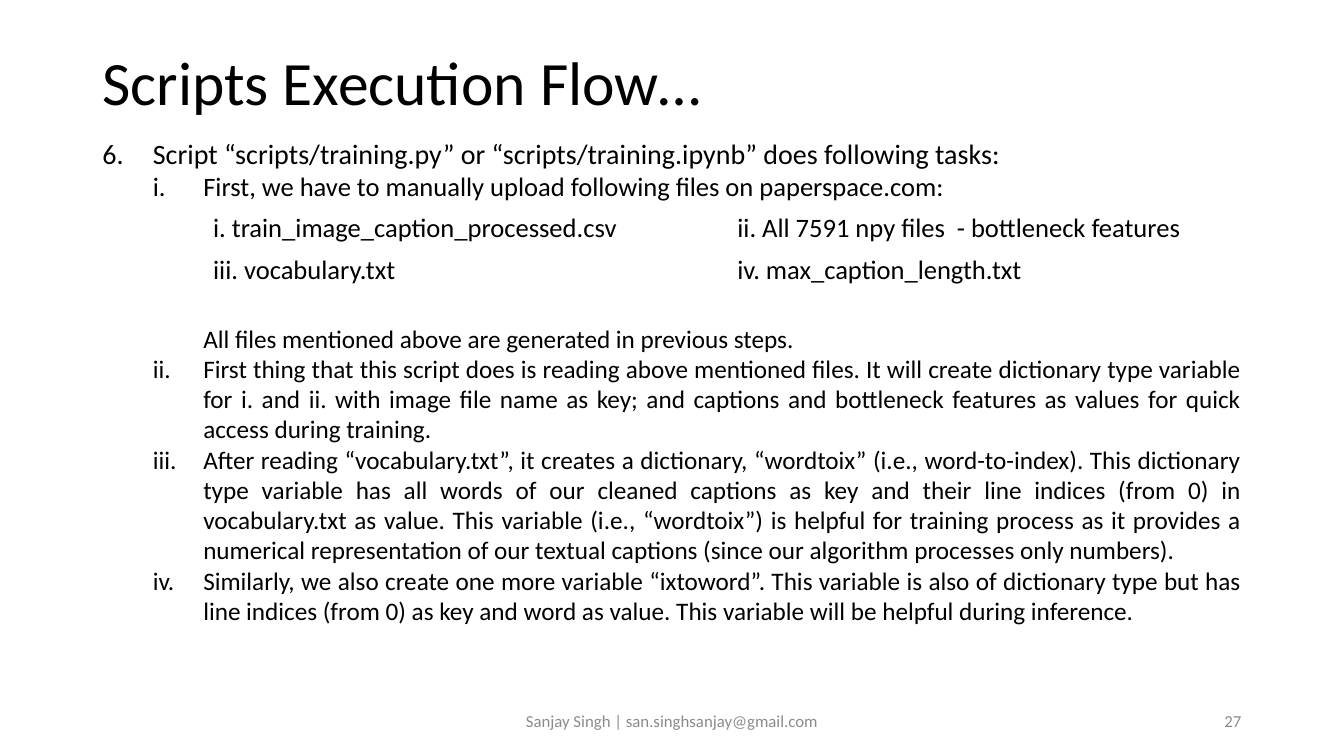
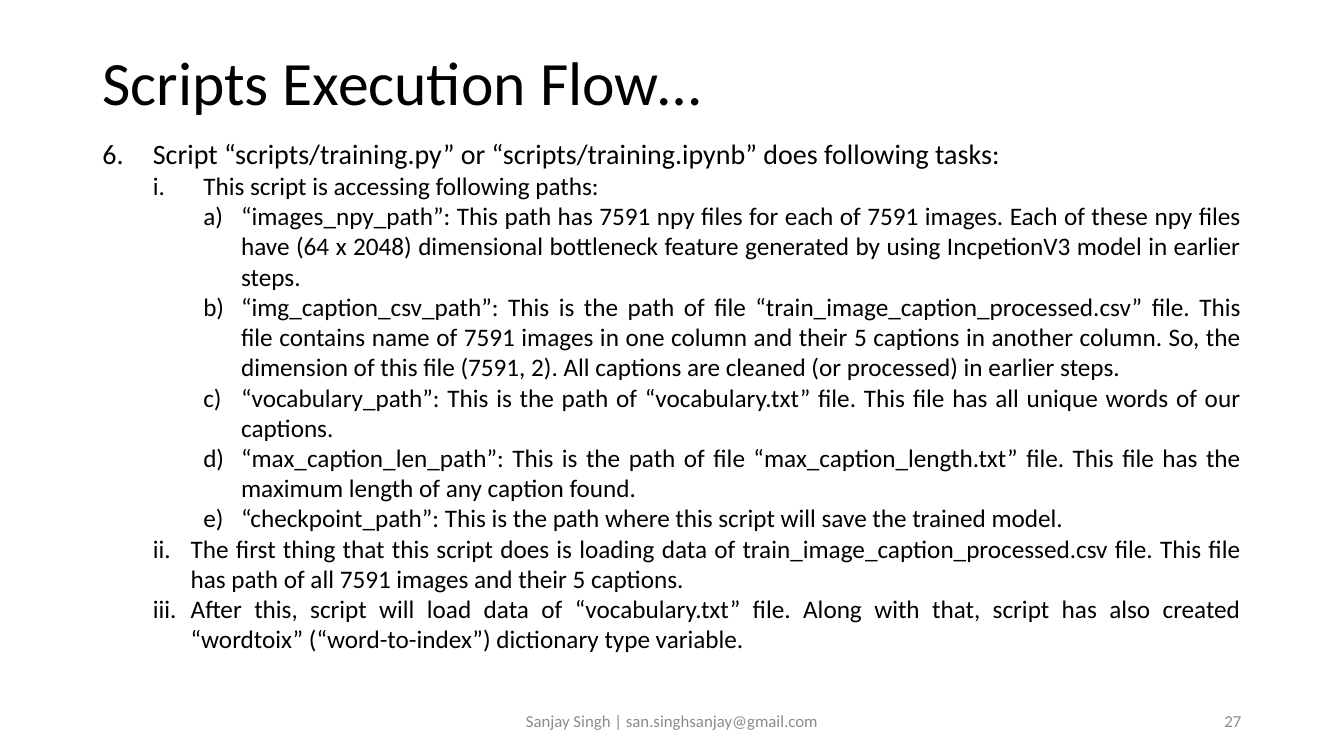
Before and after one commit to sansinghsanjay/Flickr8k_ImageCaptioning_AttentionMechanism, a slide deck: slide 27 of readme.pptx. Drawn at 1344x756 pixels with LibreOffice and Linux fonts; fonts in the diff are those of the drawing. Boxes give left, top, right and bottom in pixels: in the first picture for what was removed or moved away, otherwise in the second. Text is boxed around its words. In the diff, an @@ line names an element or a change of style, - is before the commit and + after.

```diff
--- a/readme.pptx
+++ b/readme.pptx
@@ text at [191,177,1240,652]: text changed @@
-  i. First, we have to manually upload following files on paperspace.com:
-    All files mentioned above are generated in previous steps.
-  ii. First thing that this script does is reading above mentioned files. It will create dictionary type variable for i. and ii. with image file name as key; and captions and bottleneck features as values for quick access during training.
-  iii. After reading “vocabulary.txt”, it creates a dictionary, “wordtoix” (i.e., word-to-index). This dictionary type variable has all words of our cleaned captions as key and their line indices (from 0) in vocabulary.txt as value. This variable (i.e., “wordtoix”) is helpful for training process as it provides a numerical representation of our textual captions (since our algorithm processes only numbers).
-  iv. Similarly, we also create one more variable “ixtoword”. This variable is also of dictionary type but has line indices (from 0) as key and word as value. This variable will be helpful during inference.
+  i. This script is accessing following paths:
+    a) “images_npy_path”: This path has 7591 npy files for each of 7591 images. Each of these npy files have (64 x 2048) dimensional bottleneck feature generated by using IncpetionV3 model in earlier steps.
+    b) “img_caption_csv_path”: This is the path of file “train_image_caption_processed.csv” file. This file contains name of 7591 images in one column and their 5 captions in another column. So, the dimension of this file (7591, 2). All captions are cleaned (or processed) in earlier steps.
+    c) “vocabulary_path”: This is the path of “vocabulary.txt” file. This file has all unique words of our captions.
+    d) “max_caption_len_path”: This is the path of file “max_caption_length.txt” file. This file has the maximum length of any caption found.
+    e) “checkpoint_path”: This is the path where this script will save the trained model.
+  ii. The first thing that this script does is loading data of train_image_caption_processed.csv file. This file has path of all 7591 images and their 5 captions.
+  iii. After this, script will load data of “vocabulary.txt” file. Along with that, script has also created “wordtoix” (“word-to-index”) dictionary type variable.
@@ table removed at [203,208,1251,291], 2 rows, 2 columns @@
-i. train_image_caption_processed.csv | ii. All 7591 npy files - bottleneck features
-iii. vocabulary.txt | iv. max_caption_length.txt
```
Also in this commit, not shown: 2 other slides changed, 2 slides added, 8 slides removed, 2 other files.
